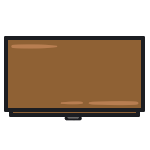
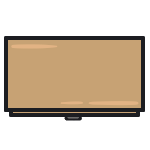
The second 150 × 150 image is a revision of the first. Changes to its layers:
renamed "Paint Layer 1" to "Handle", painted on it over box(4, 36, 145, 121)
added group "Color" (1st of 3) with 2 layers above "Color" over box(4, 36, 145, 121)
added layer "BaseColor" (1st of 3, in "Color") in group "Color" over box(4, 36, 145, 121)
added layer "DrawerColor" (1st of 3, in "Color") in group "Color" over box(4, 36, 145, 121)
renamed "Paint Layer 2" to "DrawerColor", moved it into group "Color", painted on it over box(4, 36, 145, 121)
